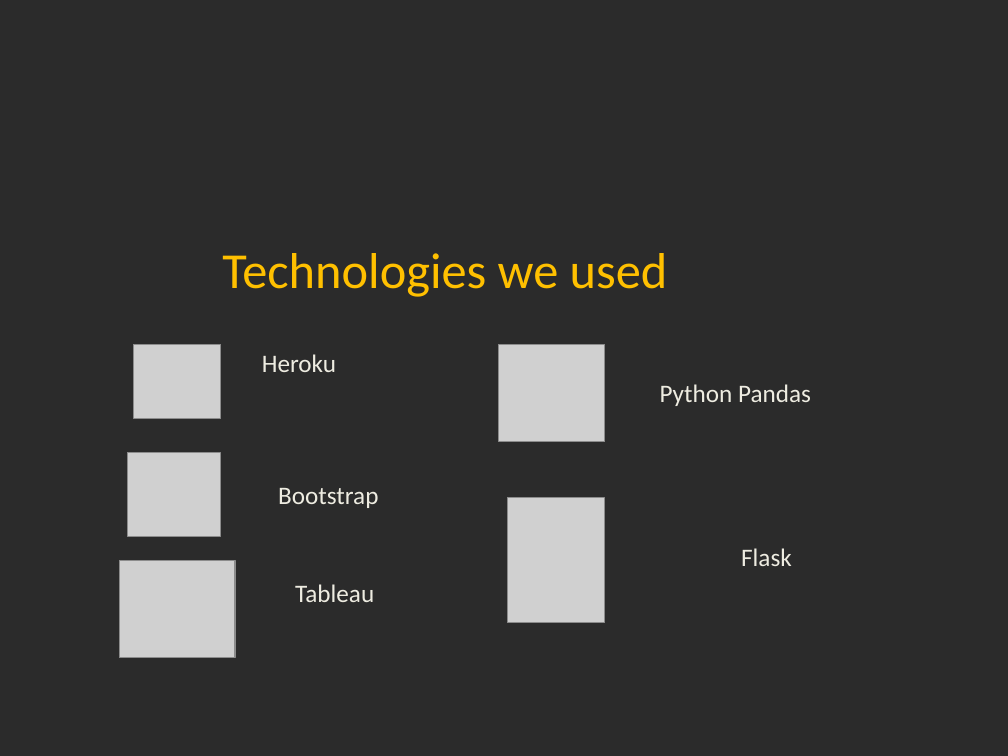
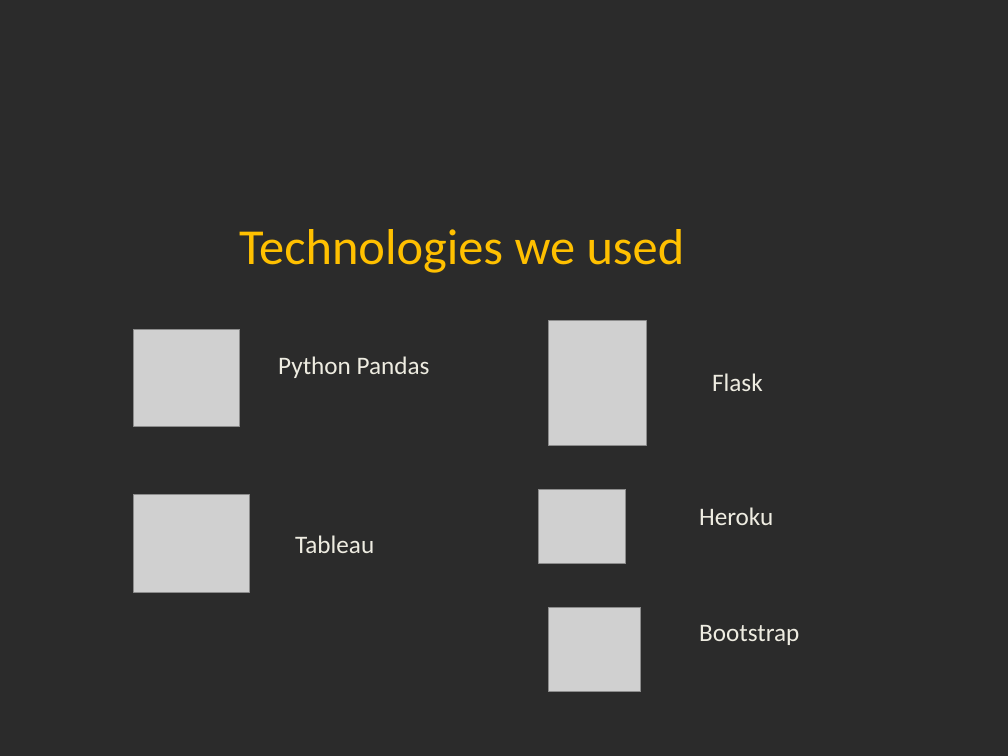
Before and after one commit to Kswartz11/final-project, a slide deck: slide 5 of final project.pptx. Drawn at 1008x756 pixels with LibreOffice and Linux fonts; fonts in the diff are those of the drawing; grey boxes stand for pictures; background and template pictures are left out; a plain dark background stands for a picture behind light text. Boxes give left, top, right and bottom in pixels: in the first picture for what was removed or moved away, otherwise in the second. Text is boxed around its words. In the diff, an @@ line names an element or a change of style, - is before the commit and + after.

Commit message:
final

```diff
--- a/final project.pptx
+++ b/final project.pptx
@@ title "Technologies we used": place and size @@
-title "Technologies we used" at (222, 253, 668, 297)
+title "Technologies we used" at (239, 229, 685, 273)
@@ picture: place and size @@
-picture at (507, 498, 605, 623)
+picture at (548, 321, 646, 446)
@@ picture: place and size @@
-picture at (499, 345, 605, 442)
+picture at (134, 330, 240, 426)
@@ text "Python Pandas": place and size @@
-text "Python Pandas" at (660, 384, 811, 406)
+text "Python Pandas" at (278, 356, 430, 378)
@@ text "Flask": place and size @@
-text "Flask" at (741, 548, 792, 566)
+text "Flask" at (712, 373, 763, 391)
@@ picture: place and size @@
-picture at (119, 560, 235, 658)
+picture at (134, 495, 250, 593)
@@ picture: place and size @@
-picture at (134, 345, 221, 419)
+picture at (539, 489, 626, 563)
@@ text "Heroku": place and size @@
-text "Heroku" at (262, 354, 336, 372)
+text "Heroku" at (699, 507, 773, 525)
@@ text "Tableau": place and size @@
-text "Tableau" at (295, 584, 374, 602)
+text "Tableau" at (295, 535, 374, 553)
@@ picture: place and size @@
-picture at (128, 453, 221, 537)
+picture at (548, 608, 641, 692)
@@ text "Bootstrap": place and size @@
-text "Bootstrap" at (278, 488, 378, 508)
+text "Bootstrap" at (699, 625, 799, 645)
```
Also in this commit, not shown: 1 other slide changed.
